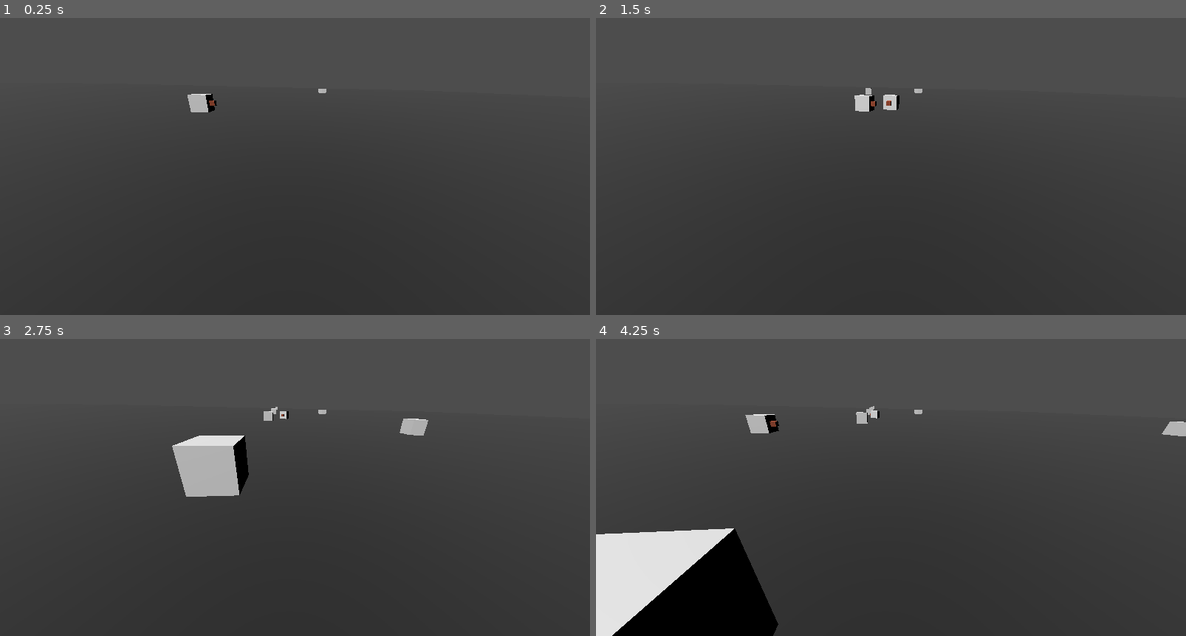
Above: before the commit, frames 1-4 (two rows, left to right).
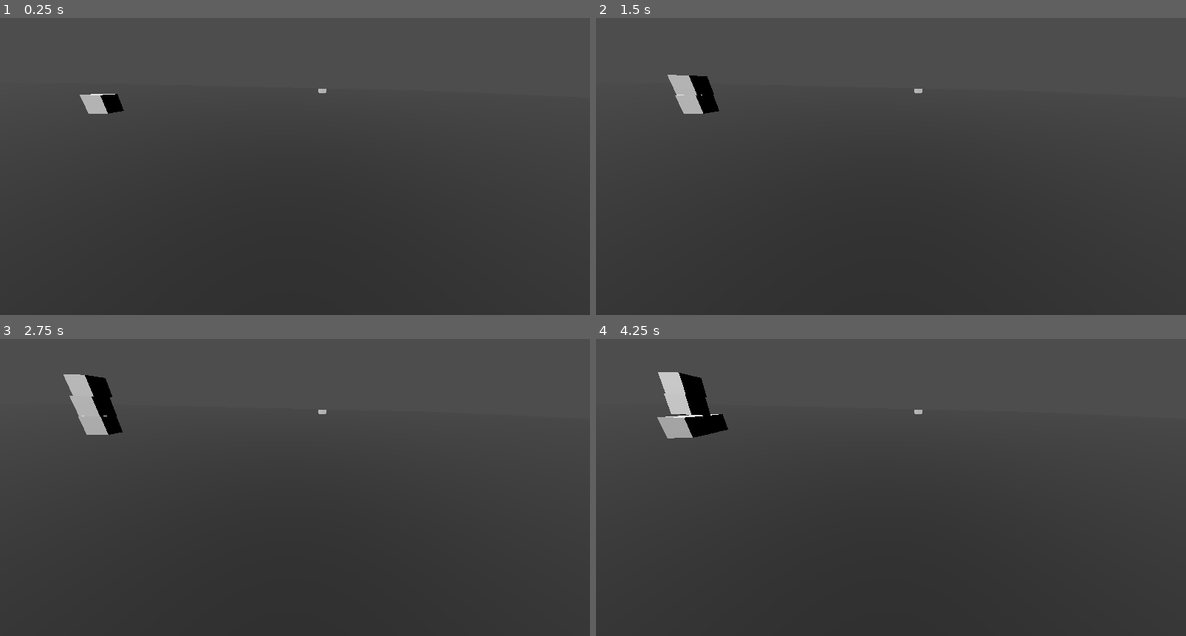
Above: after the commit, the same moments.

Repository: mulboor/kruispuntsimulatie
Game: Godot game, scene res://scenes/spaces/main.tscn
The game is run twice, just before and just after one commit, with the same random seed, the same clock (stepped at 60 frames per second) and the same inputs.
Inputs:
- Up to frame 1 (0.25 s): no input
- Up to frame 2 (1.5 s): no input
- Up to frame 3 (2.75 s): no input
- Up to frame 4 (4.25 s): no input

The runs differ from the first frame. In frame 1, 0.7% of the frame differs, in the area x 13-37%, y 25-33%; in frame 2, 1.2%; in frame 3, 3.9%; in frame 4, 12%, in the area x 0-100%, y 11-100%.
Error after the commit: Invalid assignment of property or key 'loop' with value of type 'bool' on a base object of type 'Nil'. (res://scripts/states/follow_path.gd:27)

Commit message:
Idk

Diff:
--- a/scenes/components/car.tscn
+++ b/scenes/components/car.tscn
@@ -1,10 +1,11 @@
-[gd_scene load_steps=8 format=3 uid="uid://bne2usp40hi4o"]
+[gd_scene load_steps=9 format=3 uid="uid://bne2usp40hi4o"]
 
 [ext_resource type="Script" path="res://scripts/road_user_vars.gd" id="1_khxhq"]
 [ext_resource type="Script" path="res://scripts/states/follow_path.gd" id="2_6b7u3"]
 [ext_resource type="Script" path="res://scripts/states/state base/state_machine.gd" id="2_m5yyp"]
 [ext_resource type="Script" path="res://scripts/states/crash.gd" id="4_ocaxt"]
 [ext_resource type="Script" path="res://scripts/states/delete_self.gd" id="5_3y7bu"]
+[ext_resource type="Script" path="res://scenes/components/test.gd" id="6_lrj1u"]
 
 [sub_resource type="BoxShape3D" id="BoxShape3D_nk13o"]
 
@@ -19,9 +20,8 @@
 script = ExtResource("2_m5yyp")
 inital_state = NodePath("FollowPath")
 
-[node name="FollowPath" type="Node" parent="Statemachine" node_paths=PackedStringArray("user_vars", "rigidbody")]
+[node name="FollowPath" type="Node" parent="Statemachine" node_paths=PackedStringArray("rigidbody")]
 script = ExtResource("2_6b7u3")
-user_vars = NodePath("../..")
 rigidbody = NodePath("../../RigidBody3D")
 
 [node name="Crash" type="Node" parent="Statemachine" node_paths=PackedStringArray("rigidbody")]
@@ -46,3 +46,6 @@
 material = SubResource("StandardMaterial3D_y2qi2")
 
 [node name="CSGBox3D" type="CSGBox3D" parent="RigidBody3D/CollisionShape3D"]
+
+[node name="Node3D" type="Node3D" parent="."]
+script = ExtResource("6_lrj1u")
--- a/scenes/components/road_user_spawner.tscn
+++ /dev/null
@@ -1,38 +0,0 @@
-[gd_scene load_steps=4 format=3 uid="uid://pinigidfvlxb"]
-
-[ext_resource type="Script" path="res://scripts/road_user_spawner.gd" id="1_if5ap"]
-[ext_resource type="Script" path="res://scripts/general_road_user_stats.gd" id="3_4ae1e"]
-
-[sub_resource type="GDScript" id="GDScript_4i71t"]
-script/source = "extends Node
-class_name SimTime
-
-@export var frames_per_time_unit: int
-
-@onready var current_time: int
-@onready var current_frame: int
-
-signal TimeChanged(cur_time: int)
-
-func _ready() -> void:
-	current_frame = 0
-
-# Tel het aantal tijdseenheden
-func _process(delta: float) -> void:
-	if current_frame < frames_per_time_unit:
-		current_frame += 1
-	elif current_frame == frames_per_time_unit:
-		current_time += 1
-		current_frame = 0
-
-		TimeChanged.emit(current_time)
-"
-
-[node name="RoadUserSpawner" type="Node"]
-script = ExtResource("1_if5ap")
-
-[node name="Node" type="Node" parent="."]
-script = SubResource("GDScript_4i71t")
-
-[node name="Node2" type="Node" parent="."]
-script = ExtResource("3_4ae1e")
--- /dev/null
+++ b/scenes/components/test.gd
@@ -0,0 +1,4 @@
+extends Node3D
+
+func _ready():
+	print("HALLO")
--- a/scenes/components/visioncone.tscn
+++ b/scenes/components/visioncone.tscn
@@ -1,9 +1,10 @@
 [gd_scene load_steps=2 format=3 uid="uid://dob5n0rie65js"]
 
-[ext_resource type="Script" path="res://scenes/components/visioncone.gd" id="1_bkj6i"]
+[ext_resource type="Script" path="res://scripts/visioncone.gd" id="1_bkj6i"]
 
 [node name="Visioncone" type="Node3D"]
 script = ExtResource("1_bkj6i")
+ray_length = 10.0
 
 [node name="Horizontal rays" type="Node3D" parent="."]
 visible = false
@@ -45,7 +46,6 @@
 target_position = Vector3(1, 0, 0)
 
 [node name="Forward" type="RayCast3D" parent="Horizontal rays"]
-transform = Transform3D(1, 0, 0, 0, 1, 0, 0, 0, 1, 0, 0, 0)
 target_position = Vector3(1, 0, 0)
 
 [node name="Hor9" type="RayCast3D" parent="Horizontal rays"]
--- a/scripts/road_user_vars.gd
+++ b/scripts/road_user_vars.gd
@@ -6,5 +6,26 @@
 @export var accel: float
 @export var deccel: float
 
+@export_category("Cognition")
+@export var visibility: float
+@export var reaction_time: float
+
 @export_category("Position guide")
 @export var path_follow: PathFollow3D
+
+@export_category("Logic references")
+@export var follow_path: FollowPath
+@export var visioncone: VisionCone
+
+func _ready():
+	# Set al the vars of child states equal to the values of thiss class
+	follow_path.max_speed = max_speed
+	follow_path.accel = accel
+	follow_path.deccel = deccel
+	follow_path.path_follow = path_follow
+	follow_path.reaction_time = reaction_time
+
+	visioncone.ray_length = visibility
+
+	print(path_follow)
+	print("HALLO")
--- a/scripts/states/delete_self.gd
+++ b/scripts/states/delete_self.gd
@@ -3,7 +3,6 @@
 
 @export var countdown: float
 @export var parent: Node
-
 
 @onready var current_countdown: float
 
--- a/scripts/states/follow_path.gd
+++ b/scripts/states/follow_path.gd
@@ -1,9 +1,18 @@
 extends State
 class_name FollowPath
 
-@export var user_vars: RoadUserVars
+@export_category("Movement")
+@onready var max_speed: float
+@export var accel: float
+var deccel: float
 
+@export_category("Cognition")
+@export var reaction_time: float
+
+@export_category("Misc")
 @export var rigidbody: RigidBody3D
+
+@export var path_follow: PathFollow3D
 
 @onready var follow_path: bool
 
@@ -15,7 +24,7 @@
 @onready var frame: int
 
 func enter() -> void:
-	user_vars.path_follow.loop = false
+	path_follow.loop = false
 
 	rigidbody.freeze_mode = RigidBody3D.FREEZE_MODE_KINEMATIC
 	rigidbody.freeze = true
@@ -28,22 +37,22 @@
 func physics_update(_delta: float) -> void:
 	# Laat snelheid toenemen tot de max_speed.
 	if follow_path:
-		if current_speed < user_vars.max_speed:
-			current_speed += user_vars.accel
+		if current_speed < max_speed:
+			current_speed += accel
 		else:
-			current_speed = user_vars.max_speed
+			current_speed = max_speed
 
 		# Laat de pahtfollow over het pad lopen.
-		user_vars.path_follow.progress += current_speed
+		path_follow.progress += current_speed
 
 	# Zet de positie van de auto gelijk aan die van de path_follow.
 	# Niet op de y want dan zou het de grond in gaan.
-	rigidbody.global_position.z = user_vars.path_follow.global_position.z
-	rigidbody.global_position.x = user_vars.path_follow.global_position.x
-	rigidbody.global_rotation = user_vars.path_follow.global_rotation
+	rigidbody.global_position.z = path_follow.global_position.z
+	rigidbody.global_position.x = path_follow.global_position.x
+	rigidbody.global_rotation = path_follow.global_rotation
 
 	# Verwijder de auto als het pad voltooid is
-	if user_vars.path_follow.progress_ratio >= 1.0:
+	if path_follow.progress_ratio >= 1.0:
 		Transitioned.emit(self, "deleteself")
 
 func on_body_entered(body: Node) -> void:
Renamed: scenes/components/visioncone.gd -> scripts/visioncone.gd
